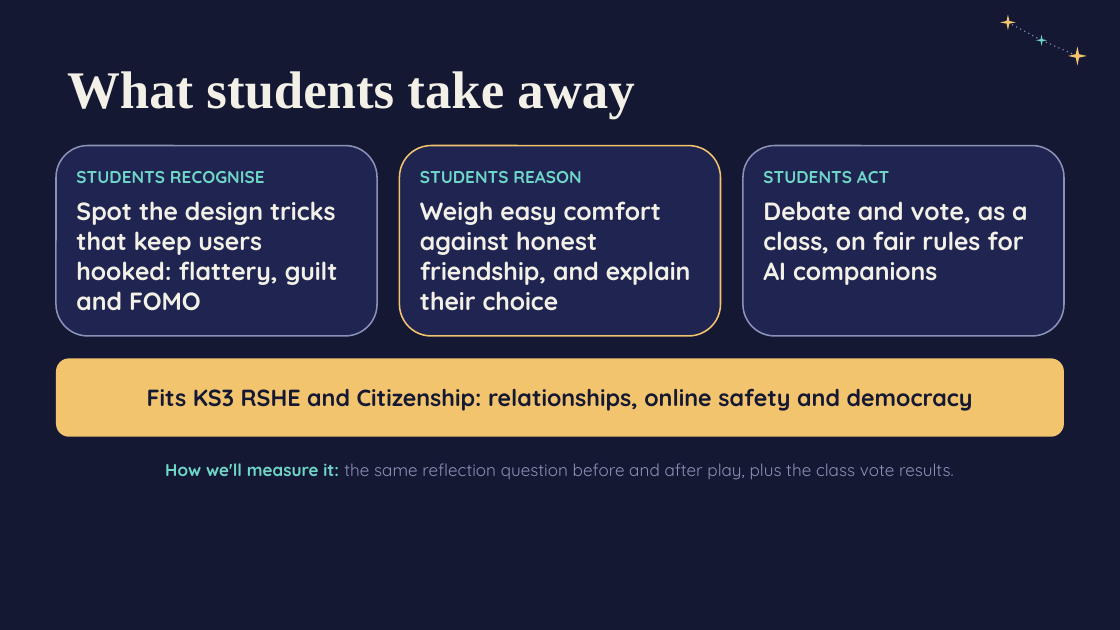
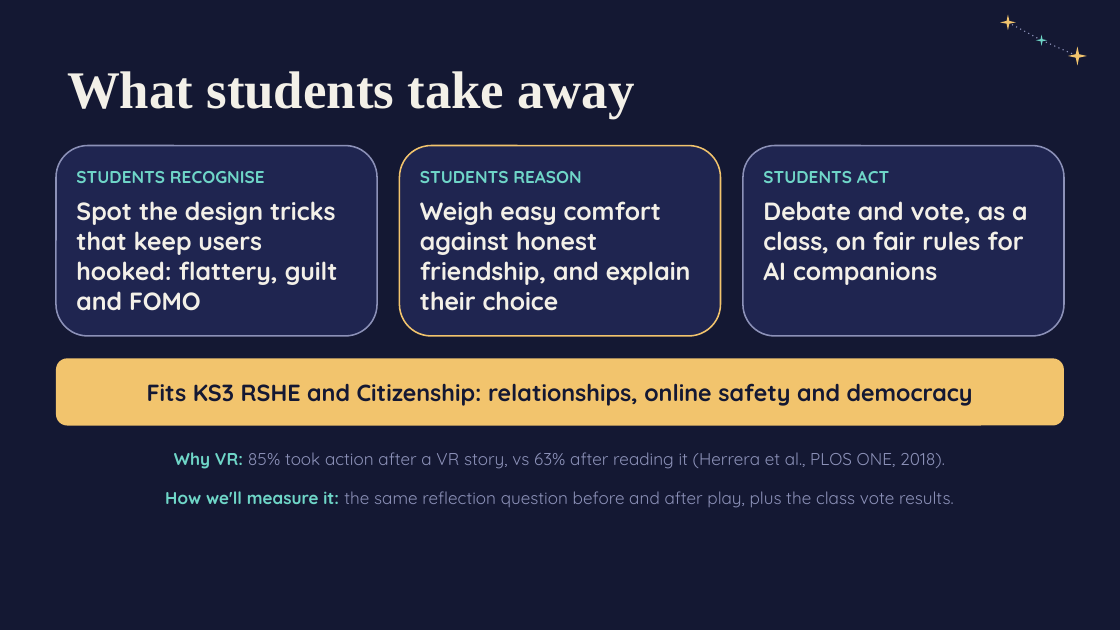
Before and after one commit to yds732/what-if-edux, a slide deck: slide 8 of EduX_Hackathon_Pitch_Deck_updated.pptx. Drawn at 1120x630 pixels with LibreOffice and Linux fonts; fonts in the diff are those of the drawing. Boxes give left, top, right and bottom in pixels: in the first picture for what was removed or moved away, otherwise in the second. Text is boxed around its words. In the diff, an @@ line names an element or a change of style, - is before the commit and + after.

```diff
--- a/EduX_Hackathon_Pitch_Deck_updated.pptx
+++ b/EduX_Hackathon_Pitch_Deck_updated.pptx
@@ rounded rectangle "Fits KS3 RSHE and Citizenship: ...": place and size @@
-rounded rectangle "Fits KS3 RSHE and Citizenship: ..." at (56,358,1064,437)
+rounded rectangle "Fits KS3 RSHE and Citizenship: ..." at (56,358,1064,426)
@@ text "How we'll measure it: the ...": place and size @@
-text "How we'll measure it: the ..." at (165,463,954,480)
+text "How we'll measure it: the ..." at (165,491,954,508)
@@ text added at (174,452,945,469), 11 pt, text #8C91B8 @@
+Why VR: 85% took action after a VR story, vs 63% after reading it (Herrera et al., PLOS ONE, 2018).
```
Also in this commit, not shown: 3 other slides changed.
